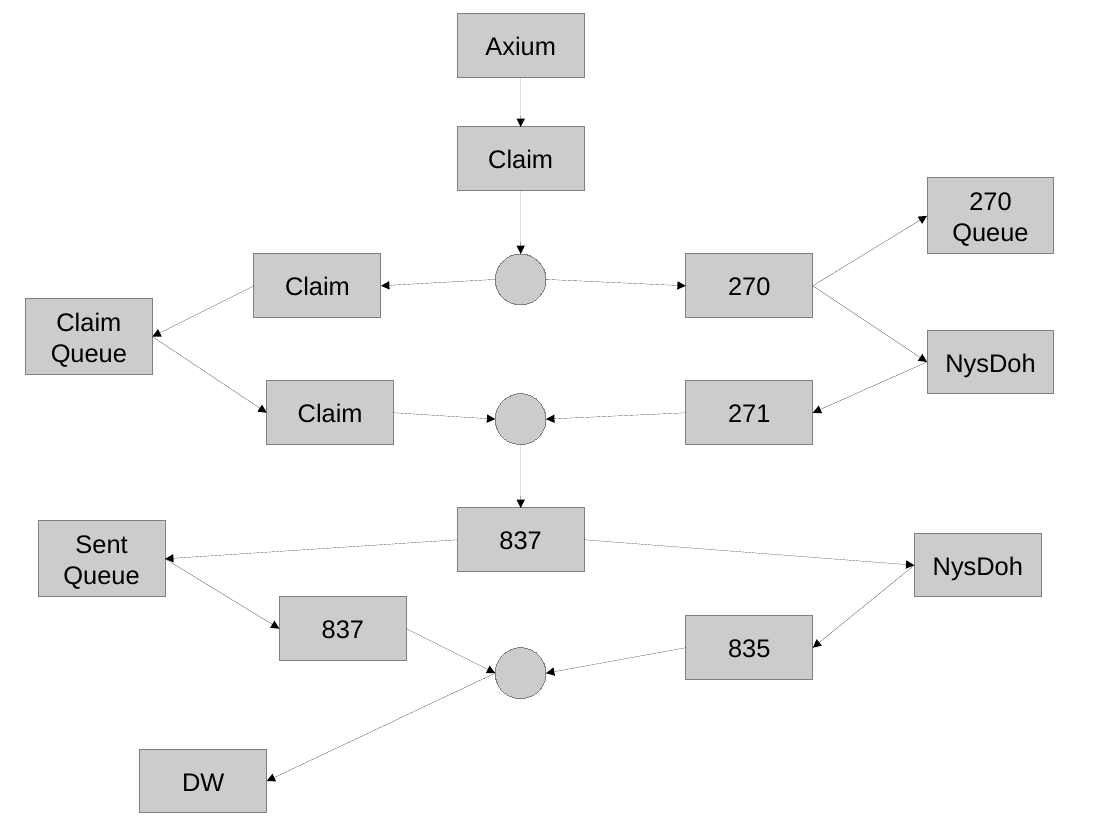
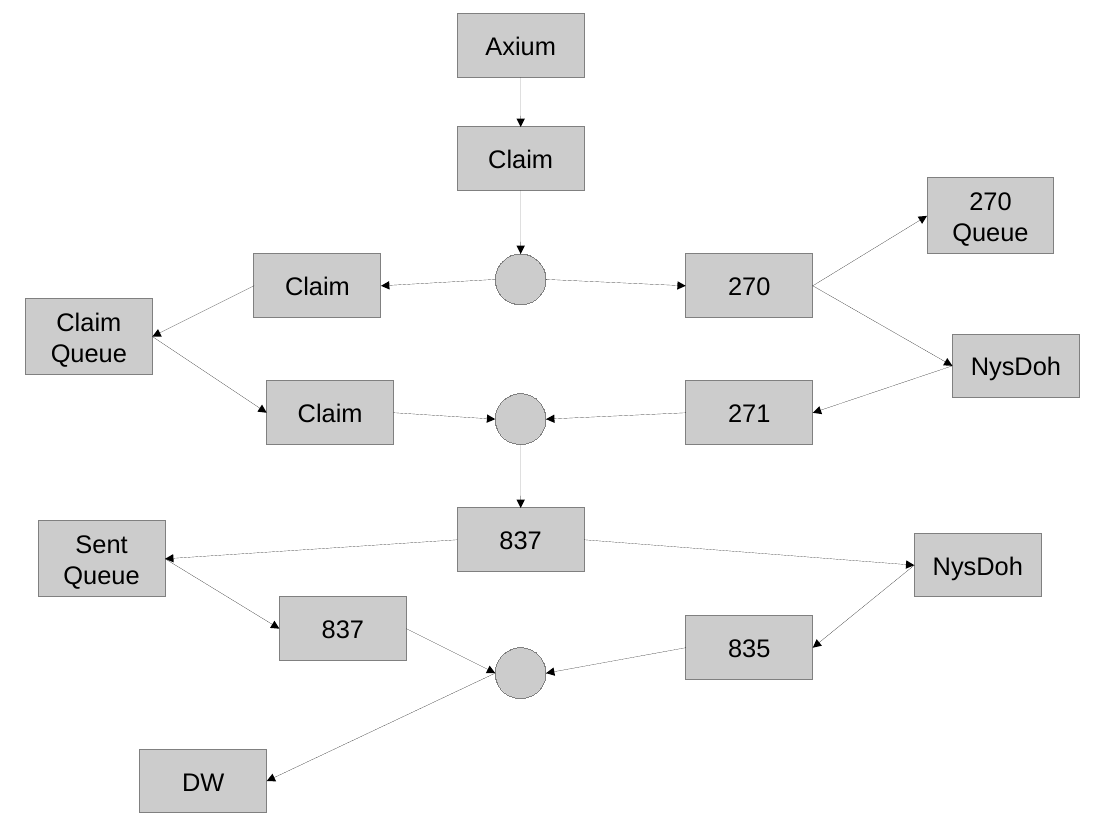
Before and after one commit to JamesLeB/Stout, a slide deck: slide 1 of Documents/BillingSystem.odp. Drawn at 1120x840 pixels with LibreOffice and Linux fonts; fonts in the diff are those of the drawing. Boxes give left, top, right and bottom in pixels: in the first picture for what was removed or moved away, otherwise in the second. Text is boxed around its words. In the diff, an @@ line names an element or a change of style, - is before the commit and + after.

```diff
--- a/Documents/BillingSystem.odp
+++ b/Documents/BillingSystem.odp
@@ arrow moved from (813, 286) - (928, 362) to (813, 286) - (953, 366) @@
@@ rectangle "NysDoh": place and size @@
-rectangle "NysDoh" at bbox=[927, 330, 1054, 394]
+rectangle "NysDoh" at bbox=[952, 334, 1079, 398]
@@ arrow moved from (928, 362) - (813, 413) to (953, 366) - (813, 413) @@
```
Also in this commit, not shown: 2 other slides changed, 1 slide added.
